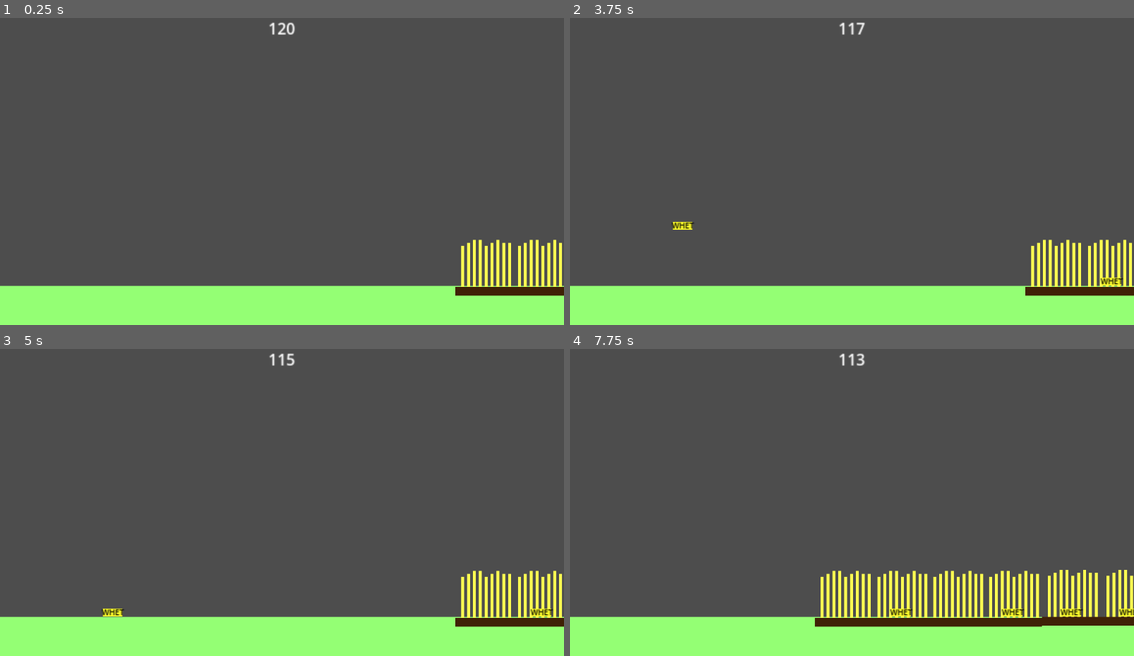
Above: before the commit, frames 1-4 (two rows, left to right).
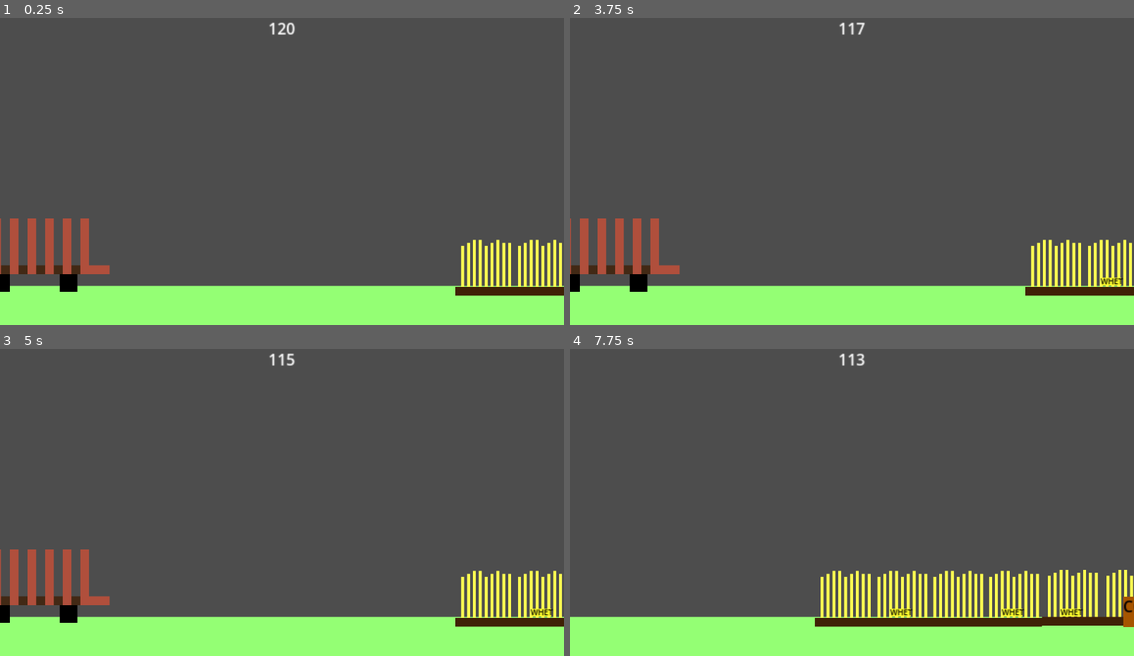
Above: after the commit, the same moments.

Repository: RedBlueCarrots/QS-Impact-2026
Game: Godot game, scene res://Levels/Farming.tscn
Two runs of this game, one before a commit and one after it. Both use one fixed random seed, a clock stepped at 60 frames per second and the inputs below. The project has no main scene, so this scene is started directly.
Inputs (mouse positions are in pixels of both pictures, inside the frame that each line leads up to):
- Up to frame 1 (0.25 s): no input
- Up to frame 2 (3.75 s): tap Enter at 0.5, 2.75 s; drag from (1111, 266) to (908, 97) at 0.52 s; tap Space at 1.25 s; drag from (1055, 266) to (823, 229) at 1.27 s; move the mouse to (1111, 282) at 2.02 s; press the mouse at (1111, 282) at 2.03 s; hold A (left) 2.03-2.75 s; release the mouse at (1111, 282) at 2.75 s; drag from (1055, 282) to (682, 119) at 2.77 s; move the mouse to (767, 88) at 3.52 s; press the mouse at (767, 88) at 3.53 s; hold A (left) from 3.53 s (still down)
- Up to frame 3 (5 s): release A (left) at 4.25 s; release the mouse at (197, 419) at 4.25 s; tap Space at 4.25 s; drag from (406, 481) to (197, 419) at 4.27 s
- Up to frame 4 (7.75 s): tap Enter at 5 s; move the mouse to (739, 514) at 5.02 s; press the mouse at (739, 514) at 5.03 s; hold D (right) 5.03-5.75 s; release the mouse at (739, 514) at 5.75 s; drag from (1077, 597) to (908, 597) at 5.77 s; tap Space at 6.5 s; drag from (1128, 597) to (959, 597) at 6.52 s; drag from (1009, 597) to (846, 597) at 7.27 s

The runs differ from the first frame. In frame 1, 2.1% of the frame differs, in the area x 0-20%, y 65-90%; in frame 2, 2.2%, in the area x 0-23%, y 65-90%; in frame 3, 2.2%; in frame 4, 0.2%.

Commit message:
Deposit wheat and annoying cows
Added:
- Wheat depositing.
- Scoring.
- Cows trying to eat wheat.
- Cows kinda OP ngl.

Diff:
--- a/Farming assets/cow.gd
+++ b/Farming assets/cow.gd
@@ -3,15 +3,20 @@
 #var dragging = false
 #
 ## Called every frame. 'delta' is the elapsed time since the previous frame.
-#func _input_event(viewport: Viewport, event: InputEvent, shape_idx: int) -> void:
-	#if event is InputEventMouseButton and event.button_index == MOUSE_BUTTON_LEFT:
-		#if event.is_pressed():
-			#dragging = true
-			#freeze = true # Disable physics
-		#else:
-			#dragging = false
-			#freeze = false # Re-enable physics
-#
-#func _physics_process(delta: float) -> void:
-	#if dragging:
-		#position = get_global_mouse_position()
+
+const SPEED = 30
+
+func _physics_process(delta: float) -> void:
+	var wheats = get_tree().get_nodes_in_group("wheat")
+
+	var best_dist = 100000000000000
+	var best_pos = null
+
+	for wheat in wheats:
+		if position.distance_to(wheat.position) < best_dist:
+			best_dist = position.distance_to(wheat.position)
+			best_pos = wheat.position
+
+	if best_pos != null:
+		var direction = position.direction_to(best_pos)
+		position.x += direction.x * delta * SPEED
--- /dev/null
+++ b/Farming assets/truck.tscn
@@ -0,0 +1,95 @@
+[gd_scene format=3 uid="uid://dn1awos3efdmo"]
+
+[ext_resource type="Script" uid="uid://d10q3knyhmq17" path="res://Farming_scripts/truck.gd" id="1_jp0mq"]
+
+[sub_resource type="RectangleShape2D" id="RectangleShape2D_5sy5m"]
+size = Vector2(40, 20)
+
+[node name="Truck" type="Area2D" unique_id=1118577027]
+scale = Vector2(3, 3)
+collision_mask = 5
+script = ExtResource("1_jp0mq")
+
+[node name="CollisionShape2D" type="CollisionShape2D" parent="." unique_id=165372509]
+position = Vector2(-10, 0)
+shape = SubResource("RectangleShape2D_5sy5m")
+
+[node name="ColorRect" type="ColorRect" parent="." unique_id=1601759161]
+offset_left = -30.0
+offset_top = 7.0
+offset_right = 10.0
+offset_bottom = 10.0
+color = Color(0.26040253, 0.16172305, 0.08138647, 1)
+metadata/_edit_use_anchors_ = true
+
+[node name="ColorRect2" type="ColorRect" parent="." unique_id=988438487]
+offset_left = -30.0
+offset_top = -9.0
+offset_right = -27.0
+offset_bottom = 10.0
+color = Color(0.6923091, 0.30966988, 0.23708603, 1)
+metadata/_edit_use_anchors_ = true
+
+[node name="ColorRect3" type="ColorRect" parent="." unique_id=1288497638]
+offset_left = -24.0
+offset_top = -9.0
+offset_right = -21.0
+offset_bottom = 10.0
+color = Color(0.6923091, 0.30966988, 0.23708603, 1)
+metadata/_edit_use_anchors_ = true
+
+[node name="ColorRect4" type="ColorRect" parent="." unique_id=130557900]
+offset_left = -18.0
+offset_top = -9.0
+offset_right = -15.0
+offset_bottom = 10.0
+color = Color(0.6923091, 0.30966988, 0.23708603, 1)
+metadata/_edit_use_anchors_ = true
+
+[node name="ColorRect5" type="ColorRect" parent="." unique_id=174615180]
+offset_left = -12.0
+offset_top = -9.0
+offset_right = -9.0
+offset_bottom = 10.0
+color = Color(0.6923091, 0.30966988, 0.23708603, 1)
+metadata/_edit_use_anchors_ = true
+
+[node name="ColorRect6" type="ColorRect" parent="." unique_id=885260430]
+offset_left = -6.0
+offset_top = -9.0
+offset_right = -3.0
+offset_bottom = 10.0
+color = Color(0.6923091, 0.30966988, 0.23708603, 1)
+metadata/_edit_use_anchors_ = true
+
+[node name="ColorRect7" type="ColorRect" parent="." unique_id=1890039387]
+offset_top = -9.0
+offset_right = 3.0
+offset_bottom = 10.0
+color = Color(0.6923091, 0.30966988, 0.23708603, 1)
+metadata/_edit_use_anchors_ = true
+
+[node name="ColorRect8" type="ColorRect" parent="." unique_id=1007713269]
+offset_top = 7.0
+offset_right = 10.0
+offset_bottom = 10.0
+color = Color(0.6923091, 0.30966988, 0.23708603, 1)
+metadata/_edit_use_anchors_ = true
+
+[node name="ColorRect9" type="ColorRect" parent="." unique_id=665908107]
+offset_left = -7.0
+offset_top = 10.0
+offset_right = -1.0
+offset_bottom = 16.0
+color = Color(0, 0, 0, 1)
+metadata/_edit_use_anchors_ = true
+
+[node name="ColorRect10" type="ColorRect" parent="." unique_id=1433653010]
+offset_left = -30.0
+offset_top = 10.0
+offset_right = -24.0
+offset_bottom = 16.0
+color = Color(0, 0, 0, 1)
+metadata/_edit_use_anchors_ = true
+
+[connection signal="body_entered" from="." to="." method="_on_body_entered"]
--- a/Farming_scripts/farming_main.gd
+++ b/Farming_scripts/farming_main.gd
@@ -13,9 +13,11 @@
 
 
 func _on_timer_timeout() -> void:
+	print("GAME OVER!")
+	print("score")
+	print(get_node("Truck").wheat)
 	print("cows left")
 	print(len(get_tree().get_nodes_in_group("cows")))
-	print("GAME OVER!")
 
 
 func _on_update_timeout() -> void:
--- /dev/null
+++ b/Farming_scripts/truck.gd
@@ -0,0 +1,8 @@
+extends Area2D
+
+var wheat = 0
+
+func _on_body_entered(body: Node2D) -> void:
+	if body.is_in_group("wheat"):
+		wheat += 1
+	body.queue_free()
--- a/Farming_scripts/wheat.gd
+++ b/Farming_scripts/wheat.gd
@@ -17,6 +17,7 @@
 	if remain < 1:
 			if remain == 0:
 				get_node("Node2D").queue_free()
+				remove_from_group("wheat")
 			return false
 	return true
 
@@ -28,3 +29,4 @@
 		get_tree().root.add_child(instance)
 		if remain == 0:
 			get_node("Node2D").queue_free()
+			remove_from_group("wheat")
--- a/Levels/Farming.tscn
+++ b/Levels/Farming.tscn
@@ -4,6 +4,7 @@
 [ext_resource type="Script" uid="uid://dxccmw5ffn2s1" path="res://Farming_scripts/camera_2d.gd" id="1_8rb8q"]
 [ext_resource type="PackedScene" uid="uid://dm7a3luiw3lcr" path="res://Farming assets/cow.tscn" id="2_ubwkw"]
 [ext_resource type="PackedScene" uid="uid://ccb6hjgc5i6xg" path="res://Farming assets/Wheat.tscn" id="3_xyv3g"]
+[ext_resource type="PackedScene" uid="uid://dn1awos3efdmo" path="res://Farming assets/truck.tscn" id="5_pvkwl"]
 
 [sub_resource type="WorldBoundaryShape2D" id="WorldBoundaryShape2D_ubwkw"]
 
@@ -81,5 +82,8 @@
 [node name="Update" type="Timer" parent="." unique_id=176542490]
 autostart = true
 
+[node name="Truck" parent="." unique_id=1118577027 instance=ExtResource("5_pvkwl")]
+position = Vector2(82, 244)
+
 [connection signal="timeout" from="Timer" to="." method="_on_timer_timeout"]
 [connection signal="timeout" from="Update" to="." method="_on_update_timeout"]
Not shown, added: Farming_scripts/truck.gd.uid
